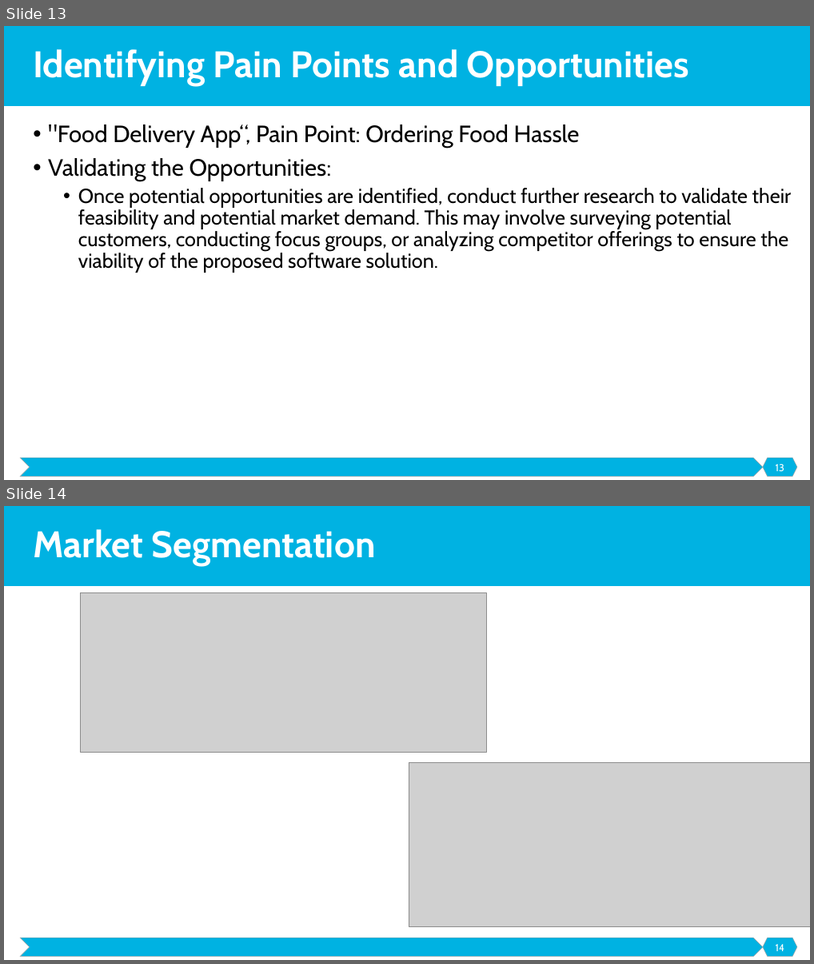
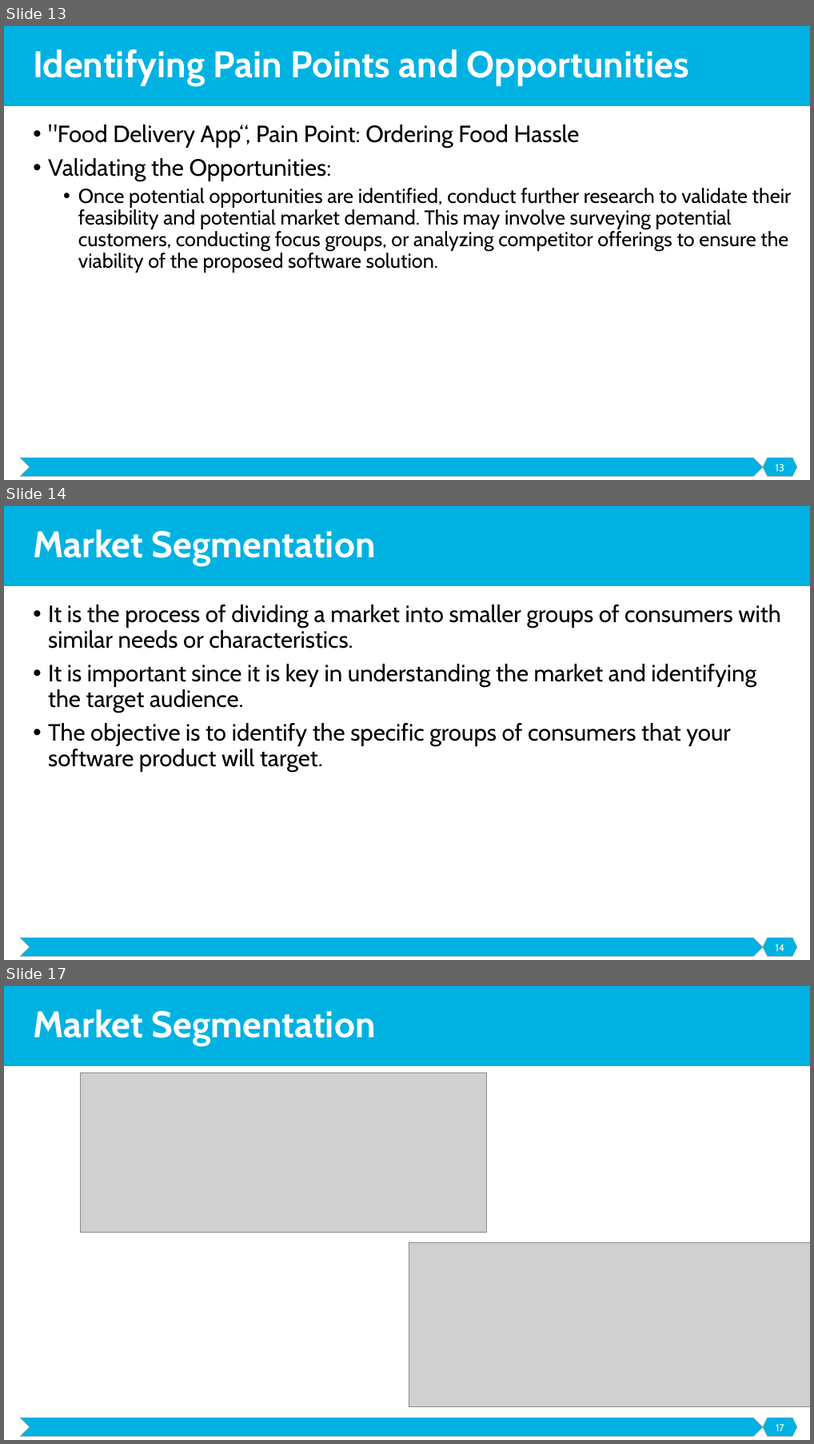
Before and after one commit to malenezi/malenezi, a slide deck: SE495/Lectures/3-Ideation and Design/Ideation and Design.pptx. Shown one above the other, each under a label of ours: slides 13 and 14 before the commit, slides 13, 14 and 17 after it; the slides between them are not shown. The pictures are 814x964 and 814x1444 pixels, drawn with LibreOffice and Linux fonts; fonts in the diff are those of the drawing; grey boxes stand for pictures. Boxes give left, top, right and bottom in pixels: in the first picture for what was removed or moved away, otherwise in the second. Text is boxed around its words. In the diff, an @@ line names an element or a change of style, - is before the commit and + after.

```diff
--- a/SE495/Lectures/3-Ideation and Design/Ideation and Design.pptx
+++ b/SE495/Lectures/3-Ideation and Design/Ideation and Design.pptx
@@ slide 14 added at (4, 506, 810, 960), background #FFFFFF; not listed: 3 template elements that a slide beside it also shows @@
@@ title added at (33, 529, 376, 566), 44 pt, text #FFFFFF, bold @@
+Market Segmentation
@@ text added at (48, 604, 781, 772), 28 pt, text #000000 @@
+• It is the process of dividing a market into smaller groups of consumers with similar needs or characteristics.
+• It is important since it is key in understanding the market and identifying the target audience.
+• The objective is to identify the specific groups of consumers that your software product will target.
@@ page number added at (776, 944, 785, 951), 12 pt, text #FFFFFF @@
+14
@@ what was slide 14 is now slide 17 @@
@@ page number at (776, 1424, 785, 1431): text changed @@
-14
+17
```
Also in this commit, not shown: 6 other slides added.
